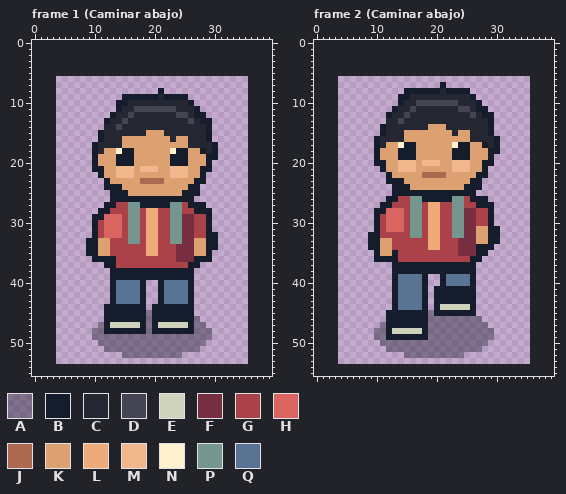
One commit to this pixel-art file: SourceAssets/Backfranz/Editables/yamil.ase. Above: the version before the commit.
32x48 pixels, 16 frames. Colours within 5 levels of each other are drawn and written as one. Shown: frame 1 (Caminar abajo), frame 2 (Caminar abajo). The old version is drawn lined up with the new one, on the new canvas. The commit also changed other frames, which this record leaves out.
Visible layers, top first: "Detalles y luces", "Volumen y color", "Sombras".
Palette (. is transparent): A #040c175a  B #151d2c  C #242732  D #444453  E #d0d3bc  F #762e40  G #ab4249  H #da6460  J #ab694f  K #dda071  L #efaa79  M #efb78b  N #fff1d0  P #75958f  Q #587492
Pixels before, frame 1 (Caminar abajo), first column x 9:
 8 ............B.........
 9 ......BBBBBBCBBBB.....
10 .....BBCCCCCCCCCCB....
11 .....BCCDDDDDDDCCCB...
12 ....BCCDCCCCCCCDDCBB..
13 ...BCCDCCCCCCCCCCDCBB.
14 ...CCDCCCCCCCCCCCCCCB.
15 ..BCCCCCCCKKKCCCCCCCB.
16 ..BCCCKKKKKKKKCKKCCCB.
17 .BCCCCKKKKKKKKKKKCCCCB
18 .BCKKNBBKKKKKKNBBKKBCB
19 .BKKKBBBKKKKKKBBBKKKBB
20 .BKKKBBBKKKKKKBBBKKKB.
21 .BBKKMMMKMMMKKMMMKKBB.
22 ..BKKMMMKKKKKKMMMKKB..
23 ...BKKKKKJJJJKKKKKBB..
24 ...BBBKKKKKKKKKKKBB...
25 ....BBBKKKKKKKKKBBB...
26 ....BBBBBBBBBBBBBB....
27 ...BBGGPPBBBBBPPGBBB..
28 ..BBGGGPPGLLGGPPGGBBB.
29 .BBHHHGPPGLLGGPPFFGGB.
30 .BGHHHGPPGLLGGPPFFGGB.
31 .BGHHHGPPGLLGGPPFFGGB.
32 .BGHHHGPPGLLGGPPFFGGBB
33 BBKKGGGPPGLLGGPPFFKKBB
34 BBKKGGGGGGLLGGGFFFKKBB
35 BBKKGGGGGGLLGGGFFFKKB.
36 .BBBBGGGGGGGGGGFFFBBB.
37 ...BBGGGGGGGGGGGGBB...
38 ....BBBBBBBBBBBBBB....
39 ....BBBBBBBBBBBBBB....
40 ....BQQQQB..BQQQQB....
41 ....BQQQQB..BQQQQB....
42 ....BQQQQB..BQQQQB....
43 ....BQQQQB..BQQQQB....
44 ...BBBBBBB.BBBBBBB....
45 ...BBBBBBBABBBBBBB....
46 ...BBBBBBBABBBBBBBA...
47 ..ABEEEEEBABEEEEEBAA..
48 .AABBBBBBBABBBBBBBAAA.
49 .AAAAAAAAAAAAAAAAAAAA.
50 ..AAAAAAAAAAAAAAAAAA..
51 ...AAAAAAAAAAAAAAAA...
52 ......AAAAAAAAAA......
Pixels before, frame 2 (Caminar abajo), first column x 9:
 7 ............B.........
 8 ......BBBBBBCBBBB.....
 9 .....BBCCCCCCCCCCB....
10 .....BCCDDDDDDDCCCB...
11 ....BCCDCCCCCCCDDCBB..
12 ...BCCDCCCCCCCCCCDCBB.
13 ...CCDCCCCCCCCCCCCCCB.
14 ..BCCCCCCCKKKCCCCCCCB.
15 ..BCCCKKKKKKKKCKKCCCB.
16 .BCCCCKKKKKKKKKKKCCCCB
17 .BCKKNBBKKKKKKNBBKKBCB
18 .BKKKBBBKKKKKKBBBKKKBB
19 .BKKKBBBKKKKKKBBBKKKB.
20 .BBKKMMMKMMMKKMMMKKBB.
21 ..BKKMMMKKKKKKMMMKKB..
22 ...BKKKKKJJJJKKKKKBB..
23 ...BBBKKKKKKKKKKKBB...
24 ....BBBKKKKKKKKKBBB...
25 ....BBBBBBBBBBBBBB....
26 ...BBGGPPBBBBBPPGBBB..
27 ..BBGGGPPGLLGGPPGGBBB.
28 .BBHHHGPPGLLGGPPFFGGB.
29 .BGHHHGPPGLLGGPPFFGGB.
30 .BGHHHGPPGLLGGPPFFGGB.
31 .BGHHHGPPGLLGGPPFFKKBB
32 BBGGGGGPPGLLGGPPFFKKBB
33 BBKKGGGGGGLLGGGFFFKKBB
34 BBKKGGGGGGLLGGGFFFBBB.
35 .BKKBGGGGGGGGGGFFFBB..
36 .BBBBGGGGGGGGGGGGBB...
37 ....BBBBBBBBBBBBBB....
38 ....BBBBBBBBBBBBBB....
39 ....BQQQQB..BQQQQB....
40 ....BQQQQB..BQQQQB....
41 ....BQQQQB.BBBBBBB....
42 ....BQQQQB.BBBBBBB....
43 ....BQQQQB.BBBBBBB....
44 ....BQQQQB.BEEEEEB....
45 ...BBBBBBBABBBBBBB....
46 ...BBBBBBBAAAAAAAAA...
47 ..ABBBBBBBAAAAAAAAAA..
48 .AABEEEEEBAAAAAAAAAAA.
49 .AABBBBBBBAAAAAAAAAAA.
50 ..AAAAAAAAAAAAAAAAAA..
51 ...AAAAAAAAAAAAAAAA...
52 ......AAAAAAAAAA......
The same view after the edit:
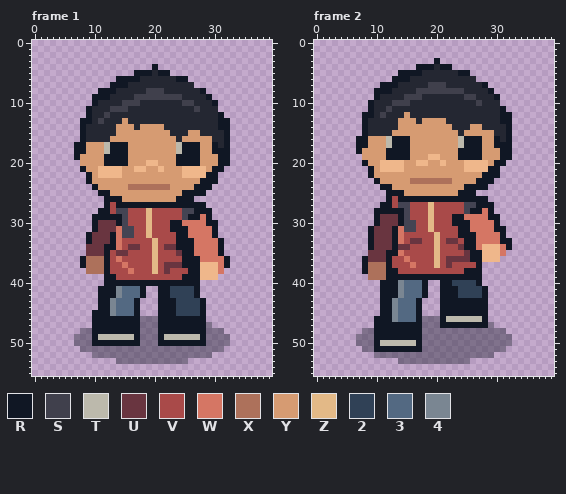
Colours new in this view: R #101724  S #40404c  T #bcb9ac  U #693540  V #a94a49  W #d57664  X #ad715b  Y #d69b72  Z #e3b987  2 #304156  3 #536982  4 #7a8692
From old to new:
canvas 32x48 -> 40x56, the old top-left corner now at 4,6
Changed rows in their new state; - is an unchanged pixel.
Frame 1:
first column x 7:
 4 -------------R------------
 5 ----------RRRCRR----------
 6 -------RRRRCCCCCCRR-------
 7 ------RRRCCCCCCCCCCC------
 8 ----RRRCCCCCSSSCCCCCCR----
 9 ---RRRCCCCSSSSSSSSCCCCR---
10 ---RCCCCSSS-------SSCCCR--
11 --RCCCSSS-CCCCCCC---SCCC--
12 --RCCSC--C-------CC-CCCCR-
13 -RRCSC--Y----------C-CCCRR
14 -RCCC--YYY-YYYY-------CCRR
15 -RCCC--YYYYYYYYY---YY-CCCR
16 -RCCC-YYYYYYYYYYYCYYYYYCCR
17 RRYYYTRRRYYYYYYYYTRRRYYRCR
18 RRYYYTRRRYYYYYYYYTRRRYYRRR
19 RYYYYRRRRYYYYYYYYRRRRYYYRR
20 -YYYYRRRRYYYMMYYYRRRRYYYRR
21 -RYYMMM-YYM-YYMYYY-MMMYRR-
22 --RYMMM-YYYYYYYYYY-MMMRR--
23 --RYYYYYYYYYYYYYYYYYYRRR--
24 ---RYYYYYXXXXXXXYYYYRRR---
25 ----RRYYYYYYYYYYYYRRRR----
26 -----RRRYYYYYYYYYRRR------
27 -----RVRRRRRRRRRRRRRRR----
28 ----RRVDDVVVZVVVVVDDRRR---
29 ---RRRRRDVVVZVVVVVDRRWR---
30 ---RUUURDVVVZVVVRRWWWWRR--
31 ---RUUUWDDVVZVVVRRRWWWWR--
32 --RUUURWDDVVZVVVVRRWWWWR--
33 --RUUURWVVVVVZVVVRRRWWWWR-
34 --UUURRWVUUVVZVUURRRWWWWR-
35 --UUURVUUVVVVZVVVURRWWWWR-
36 -RXXXRVWVVVVVZVVVVRRRWWWWR
37 -RXXXRVVWVVVVZVUUURRRMMMWR
38 --XXXRVVVWVVVZVUVVVRRMMMW-
39 -----RRVVVVVVVVVVVRRRMMM--
40 -----RRRRRRRRRRRRRRRR-----
41 ----RRR4333R--RR2222R-----
42 ----RRR4333R--RR2222R-----
43 ----RR4333R.--RRR2222R----
44 ----RR4333R.-.RRR2222R----
45 ---RRR4333R...RRR2222R----
46 ---RRRRRRRRA-ARRRRRRRR----
47 ---RRRRRRRRA-ARRRRRRRRA---
48 -AARRRRRRRRA-ARRRRRRRR-AA-
49 AAARTTTTTTR---RTTTTTTR-AAA
50 AAARRRRRRRR---RRRRRRRRAAAA
51 -AAAA----------------AAAA-
52 ---AAAAA----------AAAAA---
53 -------AAAAAAAAAAAA-------
Frame 2:
first column x 7:
 3 -------------R------------
 4 ----------RRRCRR----------
 5 -------RRRRCCCCCCRR-------
 6 ------RRRCCCCCCCCCCC------
 7 ----RRRCCCCCSSSCCCCCCR----
 8 ---RRRCCCCSSSSSSSSCCCCR---
 9 ---RCCCCSSS-------SSCCCR--
10 --RCCCSSS-CCCCCCC---SCCC--
11 --RCCSC--C-------CC-CCCCR-
12 -RRCSC--Y----------C-CCCRR
13 -RCCC--YYY-YYYY-------CCRR
14 -RCCC--YYYYYYYYY---YY-CCCR
15 -RCCC-YYYYYYYYYYYCYYYYYCCR
16 RRYYYTRRRYYYYYYYYTRRRYYRCR
17 RRYYYTRRRYYYYYYYYTRRRYYRRR
18 RYYYYRRRRYYYYYYYYRRRRYYYRR
19 -YYYYRRRRYYYMMYYYRRRRYYYRR
20 -RYYMMM-YYM-YYMYYY-MMMYRR-
21 --RYMMM-YYYYYYYYYY-MMMRR--
22 --RYYYYYYYYYYYYYYYYYYRRR--
23 ---RYYYYYXXXXXXXYYYYRRR---
24 ----RRYYYYYYYYYYYYRRRR----
25 -----RRRYYYYYYYYYRRR------
26 -----RVRRRRRRRRRRRRRRR----
27 ----RRVDDVVVZVVVVVDDRRR---
28 ---RRRRRDVVVZVVVVVDRRWR---
29 ---RUUURDVVVZVVVRRWWWWRR--
30 ---RUUURDDVVZVVVRRRWWWWR--
31 --RUUURWDDVVZVVVVRRWWWWRR-
32 --RUUURWVVVVVZVVVRRRWWWWR-
33 --RUUURWVUUVVZVUUVRRWWWWRR
34 --RUUURUUVVVVZVVVURRWMMMWR
35 --UUURRWVVVVVZVVVVURRMMMW-
36 -RUUURVVWVVVVZVUUUURRMMM--
37 -RXXXRVVVWVVVZVUVVVVR-----
38 -RXXXRRVVVVVVVVVVVRRR-----
39 --XXXRRRRRRRRRRRRRRRR-----
40 ----RRR4333R--RR2222R-----
41 ----RRR4333R-.RRR2222R----
42 ----RRR4333R-.RRR2222R----
43 ----RR4333R.-.RRRRRRRR----
44 ----RR4333R.-.RRRRRRRR----
45 ----RR4333R...RRRRRRRR----
46 ---RRR4333RA--RTTTTTTR----
47 ---RRRRRRRRA--RRRRRRRRA---
48 -AARRRRRRRRA-----------AA-
49 AAARRRRRRRRA-----------AAA
50 AAARTTTTTTR-----------AAAA
51 -AARRRRRRRR----------AAAA-
52 ---AAAAA----------AAAAA---
53 -------AAAAAAAAAAAA-------
Boxes around the changes in both pictures, in picture pixels (x1, y1, x2, y2):
changed: (74, 64, 230, 364)
changed: (356, 58, 512, 364)
